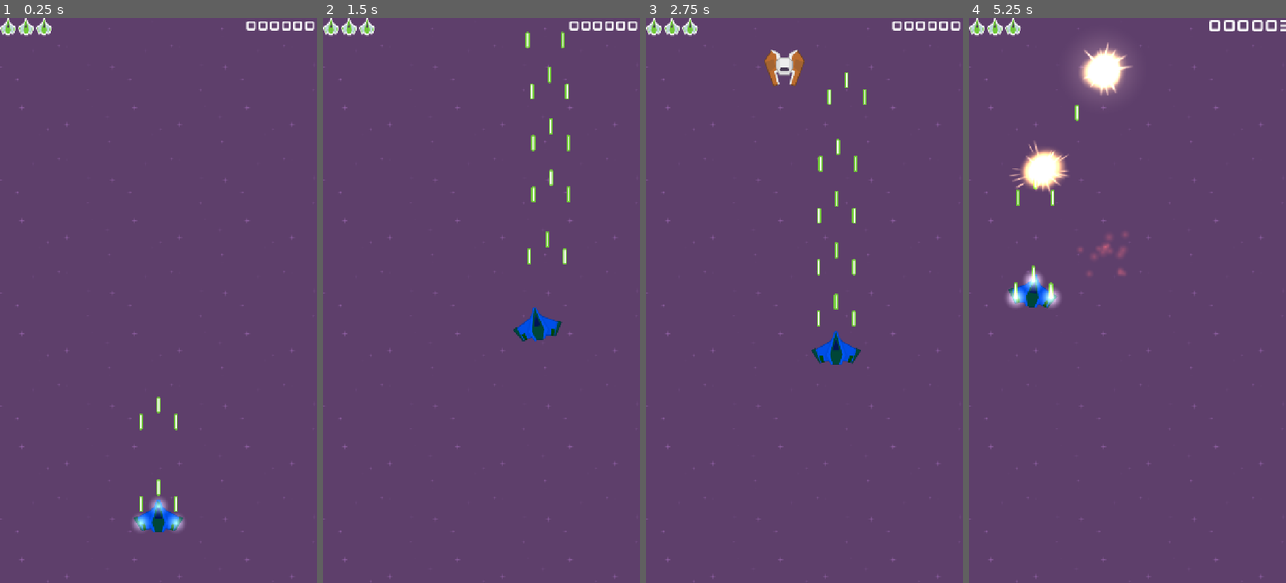
Above: before the commit, frames 1-4 (left to right).
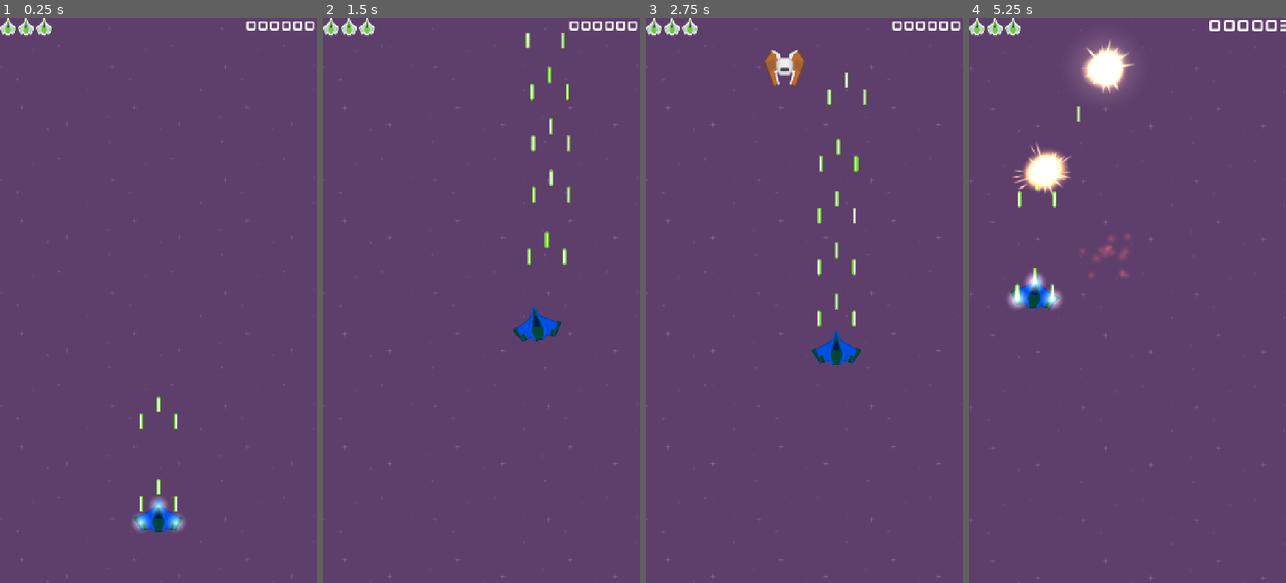
Above: after the commit, the same moments.

Repository: sf-cuestas/TD1_godot
Game: Godot game, scene res://Scenes/main.tscn
Two runs of this game, one before a commit and one after it. Both use one fixed random seed, a clock stepped at 60 frames per second and the inputs below.
Inputs (mouse positions are in pixels of both pictures, inside the frame that each line leads up to):
- Up to frame 1 (0.25 s): no input
- Up to frame 2 (1.5 s): move the mouse to (551, 272) at 0.52 s; press the mouse at (551, 272) at 0.53 s; hold Right (move_right) 0.53-1.28 s; move the mouse to (418, 328) at 1.27 s; release the mouse at (418, 328) at 1.28 s; hold Down (move_down) from 1.28 s (still down); click (418, 328) at 1.35 s
- Up to frame 3 (2.75 s): move the mouse to (836, 176) at 2.02 s; release Down (move_down) at 2.03 s; press the mouse at (836, 176) at 2.03 s; hold Right (move_right) from 2.03 s (still down)
- Up to frame 4 (5.25 s): move the mouse to (1111, 413) at 2.77 s; release Right (move_right) at 2.78 s; release the mouse at (1111, 413) at 2.78 s; hold Up (move_up) 2.78-3.53 s; click (1111, 413) at 2.85 s; move the mouse to (1222, 385) at 3.52 s; press the mouse at (1222, 385) at 3.53 s; hold Left (move_left) 3.53-5.03 s; move the mouse to (1032, 215) at 4.27 s; release the mouse at (1032, 215) at 4.28 s; click (1032, 215) at 4.35 s; move the mouse to (1143, 300) at 5.02 s; press the mouse at (1143, 300) at 5.03 s; hold Down (move_down) from 5.03 s (still down)

The runs differ from the first frame. In frame 1, less than 0.1% of the frame differs, in the area x 42-58%, y 67-91%; in frame 2, 0.3%; in frame 3, 0.4%; in frame 4, 2.1%, in the area x 0-100%, y 1-100%.

Commit message:
camera shake added

Diff:
--- a/Scenes/main.tscn
+++ b/Scenes/main.tscn
@@ -2,6 +2,7 @@
 
 [ext_resource type="Texture2D" uid="uid://dtnl7mrf7dbqe" path="res://KennyAssets/SpaceShooterRedux/Backgrounds/purple.png" id="1_bo1nx"]
 [ext_resource type="PackedScene" uid="uid://cimach44tu7v8" path="res://Scenes/player.tscn" id="2_bo1nx"]
+[ext_resource type="Script" uid="uid://bkbxv6jy3pjol" path="res://Scripts/camera_shake.gd" id="2_kry3j"]
 [ext_resource type="PackedScene" uid="uid://dfmwg5erisofx" path="res://Scenes/enemy_spawner.tscn" id="3_8gbba"]
 [ext_resource type="PackedScene" uid="uid://bb830e54nxi8f" path="res://Scenes/hud.tscn" id="4_jjvhh"]
 
@@ -14,6 +15,9 @@
 region_rect = Rect2(0, 0, 1500, 2000)
 
 [node name="Camera2D" type="Camera2D" parent="." unique_id=601909202]
+process_mode = 3
+ignore_rotation = false
+script = ExtResource("2_kry3j")
 
 [node name="Player" parent="." unique_id=1064849397 instance=ExtResource("2_bo1nx")]
 position = Vector2(0, 488)
--- /dev/null
+++ b/Scripts/camera_shake.gd
@@ -0,0 +1,35 @@
+class_name Camera_shake
+extends Camera2D
+
+var trauma: float = 0.0
+var decay: float = 1
+var max_offset: float = 40
+
+# Called when the node enters the scene tree for the first time.
+func _ready() -> void:
+	GameManager.player_life_changed.connect(_on_life_change)
+	pass # Replace with function body.
+
+
+# Called every frame. 'delta' is the elapsed time since the previous frame.
+func _process(delta: float) -> void:
+	if trauma >= 0:
+		trauma -= decay*delta
+
+	offset =Vector2(
+		randf_range(-max_offset,max_offset),
+		randf_range(-max_offset,max_offset)) * trauma
+	offset.x = clamp(offset.x,-max_offset,max_offset)
+	offset.y = clamp(offset.y,-max_offset,max_offset)
+	pass
+func add_trauma(newTrauma: float) -> void:
+	if trauma <= 1:
+		trauma += newTrauma
+	pass
+
+func _on_life_change(life: int) -> void:
+	if life == 0:
+		trauma = 1
+	else:
+		trauma += 0.6
+	pass
--- a/Scripts/enemy.gd
+++ b/Scripts/enemy.gd
@@ -42,6 +42,9 @@
 		var explosion: Node2D = explotion_fx.instantiate()
 		explosion.global_position = global_position
 		GameManager.add_score(score_point)
+		var camera: Camera_shake = get_viewport().get_camera_2d() as Camera_shake
+		if camera:
+			camera.add_trauma(0.25)
 		get_tree().current_scene.add_child(explosion)
 		queue_free()
 
Not shown, added: Scripts/camera_shake.gd.uid
